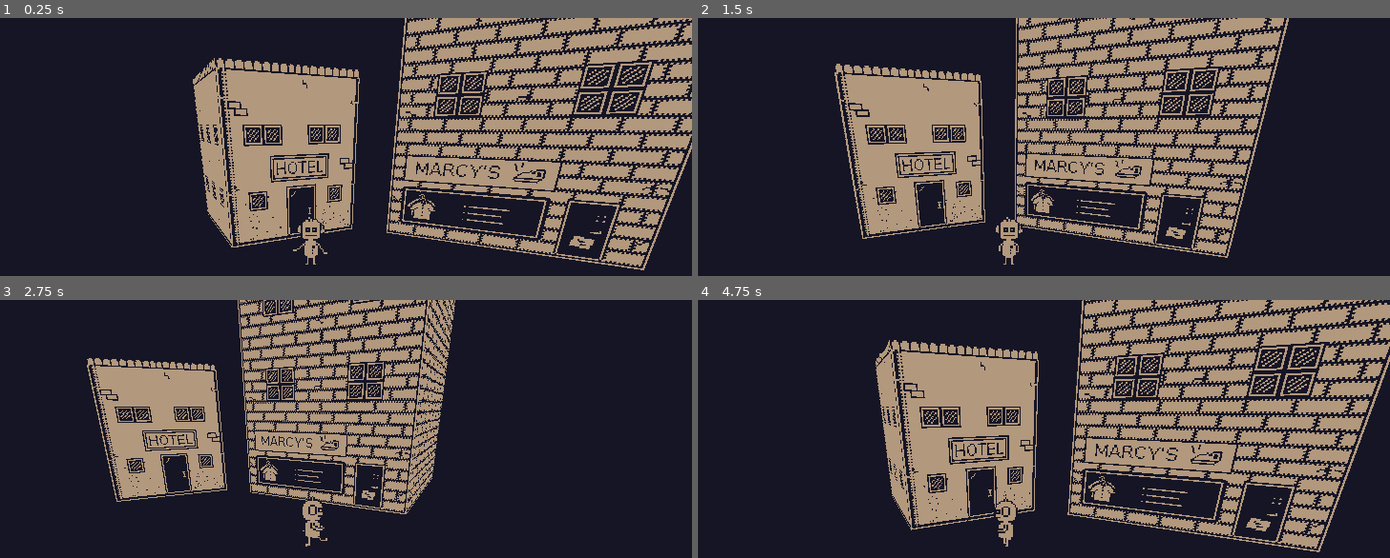
Above: before the commit, frames 1-4 (two rows, left to right).
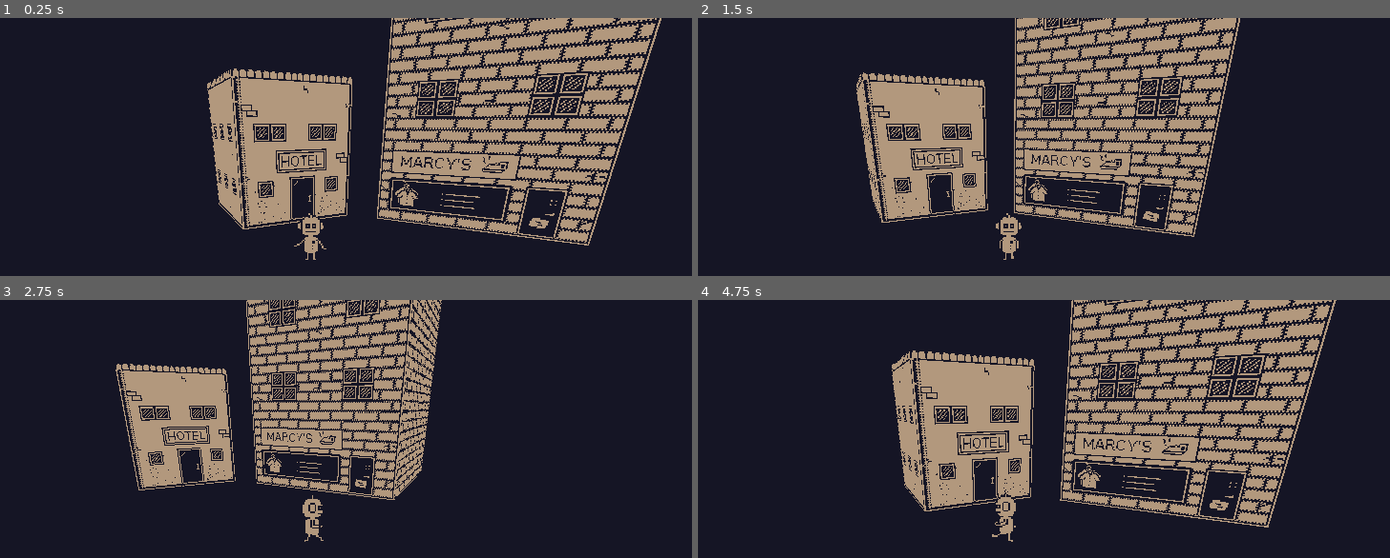
Above: after the commit, the same moments.

Repository: code-houmous/the-kind-robot-game
Game: Godot game, scene res://src/Levels/World.tscn
Same seed, same stepped clock (60 frames per second), same inputs: the game is played once before the commit and once after it.
Inputs:
- Up to frame 1 (0.25 s): no input
- Up to frame 2 (1.5 s): tap Enter at 0.5 s; hold Right (ui_right) 0.53-1.28 s; hold Down (ui_down) from 1.28 s (still down)
- Up to frame 3 (2.75 s): release Down (ui_down) at 2.03 s; hold Right (ui_right) from 2.03 s (still down)
- Up to frame 4 (4.75 s): release Right (ui_right) at 2.78 s; hold Up (ui_up) 2.78-3.53 s; hold Left (ui_left) from 3.53 s (still down)

The runs differ from the first frame. In frame 1, 26% of the frame differs, in the area x 27-100%, y 0-98%; in frame 2, 20%; in frame 3, 15%; in frame 4, 26%.

Commit message:
Used Sprite3D with Animation Player instead of SriteAnimated3D

Diff:
--- a/src/Levels/World.tscn
+++ b/src/Levels/World.tscn
@@ -9,11 +9,11 @@
 
 [node name="Floor" parent="." instance=ExtResource( 2 )]
 
-[node name="Robot" parent="." instance=ExtResource( 1 )]
-transform = Transform( 1, 0, 0, 0, 1, 0, 0, 0, 1, 0, 0.176, 1 )
-
 [node name="Pressing" parent="." instance=ExtResource( 4 )]
 transform = Transform( -0.454877, 0, -0.890554, 0, 1, 0, 0.890554, 0, -0.454877, 1.75197, 0, 0 )
 
 [node name="Hotel3D" parent="." instance=ExtResource( 3 )]
 transform = Transform( 0.439626, 0, -0.898181, 0, 1, 0, 0.898181, 0, 0.439626, -0.339056, 0, 0 )
+
+[node name="Robot2" parent="." instance=ExtResource( 1 )]
+transform = Transform( 1, 0, 0, 0, 1, 0, 0, 0, 1, 0, 0.17, 1.35925 )
--- a/src/Robot/Robot.gd
+++ b/src/Robot/Robot.gd
@@ -39,33 +39,33 @@
 """
 func animate(linear_velocity: Vector3, orientation: Vector3):
     if (linear_velocity.z < 0):
-        $Sprite.play("walk_back")
+        $Sprites/Animation.play("walk_back")
         return
     if (linear_velocity.z > 0):
-        $Sprite.play("walk_front")
+        $Sprites/Animation.play("walk_front")
         return
     if (linear_velocity.x < 0):
-        $Sprite.play("walk_left")
+        $Sprites/Animation.play("walk_left")
         return
     if (linear_velocity.x > 0):
-        $Sprite.play("walk_right")
+        $Sprites/Animation.play("walk_right")
         return
 
     # no movement : idle animation
     if (orientation.z < 0):
-        $Sprite.play("idle_back")
+        $Sprites/Animation.play("idle_back")
         return
     if (orientation.z > 0):
-        $Sprite.play("idle_front")
+        $Sprites/Animation.play("idle_front")
         return
     if (orientation.x == -1):
-        $Sprite.play("idle_left")
+        $Sprites/Animation.play("idle_left")
         return
     if (orientation.x == 1):
-        $Sprite.play("idle_right")
+        $Sprites/Animation.play("idle_right")
         return
 
-    $Sprite.play("idle_front")
+    $Sprites/Animation.play("idle_front")
 
 func accelerate(direction: Vector3, coefficient: float) -> float:
     if (direction.x != 0 or direction.z != 0):
--- a/src/Robot/Robot.tscn
+++ b/src/Robot/Robot.tscn
@@ -1,113 +1,172 @@
-[gd_scene load_steps=52 format=2]
+[gd_scene load_steps=12 format=2]
 
-[ext_resource path="res://sprites/robot/basics/idle6.png" type="Texture" id=1]
-[ext_resource path="res://sprites/robot/basics/idle5.png" type="Texture" id=2]
-[ext_resource path="res://sprites/robot/basics/idle4.png" type="Texture" id=3]
-[ext_resource path="res://sprites/robot/basics/idle3.png" type="Texture" id=4]
-[ext_resource path="res://sprites/robot/basics/idle2.png" type="Texture" id=5]
-[ext_resource path="res://sprites/robot/basics/idle1.png" type="Texture" id=6]
-[ext_resource path="res://sprites/robot/basics/left5.png" type="Texture" id=7]
-[ext_resource path="res://sprites/robot/basics/left6.png" type="Texture" id=8]
-[ext_resource path="res://sprites/robot/basics/left2.png" type="Texture" id=9]
-[ext_resource path="res://sprites/robot/basics/right2.png" type="Texture" id=10]
-[ext_resource path="res://sprites/robot/basics/right3.png" type="Texture" id=11]
-[ext_resource path="res://sprites/robot/basics/left3.png" type="Texture" id=12]
-[ext_resource path="res://sprites/robot/basics/left1.png" type="Texture" id=13]
-[ext_resource path="res://sprites/robot/basics/right4.png" type="Texture" id=14]
-[ext_resource path="res://sprites/robot/basics/right6.png" type="Texture" id=15]
-[ext_resource path="res://sprites/robot/basics/right5.png" type="Texture" id=16]
-[ext_resource path="res://sprites/robot/basics/right1.png" type="Texture" id=17]
-[ext_resource path="res://sprites/robot/basics/left4.png" type="Texture" id=18]
-[ext_resource path="res://sprites/robot/basics/front6.png" type="Texture" id=19]
-[ext_resource path="res://sprites/robot/basics/back1.png" type="Texture" id=20]
-[ext_resource path="res://sprites/robot/basics/front5.png" type="Texture" id=21]
-[ext_resource path="res://sprites/robot/basics/front2.png" type="Texture" id=22]
-[ext_resource path="res://sprites/robot/basics/front1.png" type="Texture" id=23]
-[ext_resource path="res://sprites/robot/basics/back3.png" type="Texture" id=24]
-[ext_resource path="res://sprites/robot/basics/back2.png" type="Texture" id=25]
-[ext_resource path="res://sprites/robot/basics/back5.png" type="Texture" id=26]
-[ext_resource path="res://sprites/robot/basics/front4.png" type="Texture" id=27]
-[ext_resource path="res://sprites/robot/basics/front3.png" type="Texture" id=28]
-[ext_resource path="res://sprites/robot/basics/back4.png" type="Texture" id=29]
-[ext_resource path="res://sprites/robot/basics/back6.png" type="Texture" id=30]
-[ext_resource path="res://sprites/robot/basics/idle_back3.png" type="Texture" id=31]
-[ext_resource path="res://sprites/robot/basics/idle_back1.png" type="Texture" id=32]
-[ext_resource path="res://sprites/robot/basics/idle_back4.png" type="Texture" id=33]
-[ext_resource path="res://sprites/robot/basics/idle_back5.png" type="Texture" id=34]
-[ext_resource path="res://sprites/robot/basics/idle_back2.png" type="Texture" id=35]
-[ext_resource path="res://sprites/robot/basics/idle_back6.png" type="Texture" id=36]
-[ext_resource path="res://sprites/robot/basics/idle_left4.png" type="Texture" id=37]
-[ext_resource path="res://sprites/robot/basics/idle_right2.png" type="Texture" id=38]
-[ext_resource path="res://sprites/robot/basics/idle_left1.png" type="Texture" id=39]
-[ext_resource path="res://sprites/robot/basics/idle_left6.png" type="Texture" id=40]
-[ext_resource path="res://sprites/robot/basics/idle_left5.png" type="Texture" id=41]
-[ext_resource path="res://sprites/robot/basics/idle_left3.png" type="Texture" id=42]
-[ext_resource path="res://sprites/robot/basics/idle_left2.png" type="Texture" id=43]
-[ext_resource path="res://sprites/robot/basics/idle_right3.png" type="Texture" id=44]
-[ext_resource path="res://sprites/robot/basics/idle_right4.png" type="Texture" id=45]
-[ext_resource path="res://sprites/robot/basics/idle_right1.png" type="Texture" id=46]
-[ext_resource path="res://sprites/robot/basics/idle_right5.png" type="Texture" id=47]
-[ext_resource path="res://sprites/robot/basics/idle_right6.png" type="Texture" id=48]
-[ext_resource path="res://src/Robot/Robot.gd" type="Script" id=49]
+[ext_resource path="res://sprites/robot/basics/robot_basics.png" type="Texture" id=1]
+[ext_resource path="res://src/Robot/Robot.gd" type="Script" id=2]
 
-[sub_resource type="SpriteFrames" id=1]
-animations = [ {
-"frames": [ ExtResource( 13 ), ExtResource( 9 ), ExtResource( 12 ), ExtResource( 18 ), ExtResource( 7 ), ExtResource( 8 ) ],
-"loop": true,
-"name": "walk_left",
-"speed": 10.0
-}, {
-"frames": [ ExtResource( 17 ), ExtResource( 10 ), ExtResource( 11 ), ExtResource( 14 ), ExtResource( 16 ), ExtResource( 15 ) ],
-"loop": true,
-"name": "walk_right",
-"speed": 10.0
-}, {
-"frames": [ ExtResource( 46 ), ExtResource( 38 ), ExtResource( 44 ), ExtResource( 45 ), ExtResource( 47 ), ExtResource( 48 ) ],
-"loop": true,
-"name": "idle_right",
-"speed": 2.0
-}, {
-"frames": [ ExtResource( 32 ), ExtResource( 35 ), ExtResource( 31 ), ExtResource( 33 ), ExtResource( 34 ), ExtResource( 36 ) ],
-"loop": true,
-"name": "idle_back",
-"speed": 2.0
-}, {
-"frames": [ ExtResource( 20 ), ExtResource( 25 ), ExtResource( 24 ), ExtResource( 29 ), ExtResource( 26 ), ExtResource( 30 ) ],
-"loop": true,
-"name": "walk_back",
-"speed": 13.0
-}, {
-"frames": [ ExtResource( 39 ), ExtResource( 43 ), ExtResource( 42 ), ExtResource( 37 ), ExtResource( 41 ), ExtResource( 40 ) ],
-"loop": true,
-"name": "idle_left",
-"speed": 2.0
-}, {
-"frames": [ ExtResource( 6 ), ExtResource( 5 ), ExtResource( 4 ), ExtResource( 3 ), ExtResource( 2 ), ExtResource( 1 ) ],
-"loop": true,
-"name": "idle_front",
-"speed": 2.0
-}, {
-"frames": [ ExtResource( 23 ), ExtResource( 22 ), ExtResource( 28 ), ExtResource( 27 ), ExtResource( 21 ), ExtResource( 19 ) ],
-"loop": true,
-"name": "walk_front",
-"speed": 13.0
-} ]
+[sub_resource type="BoxShape" id=1]
+extents = Vector3( 0.105558, 0.166166, 0.0449472 )
 
-[sub_resource type="BoxShape" id=2]
-extents = Vector3( 0.0926594, 0.204843, 0.025985 )
+[sub_resource type="Animation" id=2]
+resource_name = "idle_back"
+length = 2.0
+loop = true
+step = 0.333333
+tracks/0/type = "value"
+tracks/0/path = NodePath("Robot:frame")
+tracks/0/interp = 1
+tracks/0/loop_wrap = true
+tracks/0/imported = false
+tracks/0/enabled = true
+tracks/0/keys = {
+"times": PoolRealArray( 0, 0.333333, 0.666667, 1, 1.33333, 1.66667 ),
+"transitions": PoolRealArray( 1, 1, 1, 1, 1, 1 ),
+"update": 1,
+"values": [ 42, 43, 44, 45, 46, 47 ]
+}
 
-[node name="Robot" type="KinematicBody"]
+[sub_resource type="Animation" id=3]
+resource_name = "idle_front"
+length = 1.8
+loop = true
+step = 0.3
+tracks/0/type = "value"
+tracks/0/path = NodePath("Robot:frame")
+tracks/0/interp = 1
+tracks/0/loop_wrap = true
+tracks/0/imported = false
+tracks/0/enabled = true
+tracks/0/keys = {
+"times": PoolRealArray( 0, 0.3, 0.6, 0.9, 1.2, 1.5 ),
+"transitions": PoolRealArray( 1, 1, 1, 1, 1, 1 ),
+"update": 1,
+"values": [ 18, 19, 20, 21, 22, 23 ]
+}
+
+[sub_resource type="Animation" id=4]
+length = 2.1
+loop = true
+step = 0.3
+tracks/0/type = "value"
+tracks/0/path = NodePath("Robot:frame")
+tracks/0/interp = 1
+tracks/0/loop_wrap = true
+tracks/0/imported = false
+tracks/0/enabled = true
+tracks/0/keys = {
+"times": PoolRealArray( 0, 0.3, 0.6, 0.9, 1.2, 1.5, 1.8 ),
+"transitions": PoolRealArray( 1, 1, 1, 1, 1, 1, 1 ),
+"update": 1,
+"values": [ 6, 7, 8, 9, 9, 10, 11 ]
+}
+
+[sub_resource type="Animation" id=5]
+resource_name = "idle_right"
+length = 2.0
+loop = true
+step = 0.333333
+tracks/0/type = "value"
+tracks/0/path = NodePath("Robot:frame")
+tracks/0/interp = 1
+tracks/0/loop_wrap = true
+tracks/0/imported = false
+tracks/0/enabled = true
+tracks/0/keys = {
+"times": PoolRealArray( 0, 0.333333, 0.666667, 1, 1.33333, 1.66667 ),
+"transitions": PoolRealArray( 1, 1, 1, 1, 1, 1 ),
+"update": 1,
+"values": [ 31, 32, 33, 34, 35, 33 ]
+}
+
+[sub_resource type="Animation" id=6]
+resource_name = "walk_back"
+length = 0.6
+loop = true
+tracks/0/type = "value"
+tracks/0/path = NodePath("Robot:frame")
+tracks/0/interp = 1
+tracks/0/loop_wrap = true
+tracks/0/imported = false
+tracks/0/enabled = true
+tracks/0/keys = {
+"times": PoolRealArray( 0, 0.1, 0.2, 0.3, 0.4, 0.5 ),
+"transitions": PoolRealArray( 1, 1, 1, 1, 1, 1 ),
+"update": 1,
+"values": [ 36, 37, 38, 39, 40, 41 ]
+}
+
+[sub_resource type="Animation" id=7]
+length = 0.6
+loop = true
+tracks/0/type = "value"
+tracks/0/path = NodePath("Robot:frame")
+tracks/0/interp = 1
+tracks/0/loop_wrap = true
+tracks/0/imported = false
+tracks/0/enabled = true
+tracks/0/keys = {
+"times": PoolRealArray( 0, 0.1, 0.2, 0.3, 0.4, 0.5 ),
+"transitions": PoolRealArray( 1, 1, 1, 1, 1, 1 ),
+"update": 1,
+"values": [ 12, 13, 14, 15, 16, 17 ]
+}
+
+[sub_resource type="Animation" id=8]
+length = 0.6
+loop = true
+tracks/0/type = "value"
+tracks/0/path = NodePath("Robot:frame")
+tracks/0/interp = 1
+tracks/0/loop_wrap = true
+tracks/0/imported = false
+tracks/0/enabled = true
+tracks/0/keys = {
+"times": PoolRealArray( 0, 0.1, 0.2, 0.3, 0.4, 0.5 ),
+"transitions": PoolRealArray( 1, 1, 1, 1, 1, 1 ),
+"update": 1,
+"values": [ 0, 1, 2, 3, 4, 5 ]
+}
+
+[sub_resource type="Animation" id=9]
+length = 0.6
+loop = true
+tracks/0/type = "value"
+tracks/0/path = NodePath("Robot:frame")
+tracks/0/interp = 1
+tracks/0/loop_wrap = true
+tracks/0/imported = false
+tracks/0/enabled = true
+tracks/0/keys = {
+"times": PoolRealArray( 0, 0.1, 0.2, 0.3, 0.4, 0.5 ),
+"transitions": PoolRealArray( 1, 1, 1, 1, 1, 1 ),
+"update": 1,
+"values": [ 24, 25, 26, 27, 28, 29 ]
+}
+
+[node name="Robot2" type="KinematicBody"]
 transform = Transform( 1, 0, 0, 0, 1, 0, 0, 0, 1, 0, 0.17, 0 )
 collision_mask = 2
-script = ExtResource( 49 )
-
-[node name="Sprite" type="AnimatedSprite3D" parent="."]
-frames = SubResource( 1 )
-animation = "idle_front"
-
-[node name="Camera" type="Camera" parent="Sprite"]
-transform = Transform( 1, 0, 0, 0, 0.939693, 0.34202, 0, -0.34202, 0.939693, 0, 0.704, 1.934 )
+script = ExtResource( 2 )
 
 [node name="CollisionShape" type="CollisionShape" parent="."]
-transform = Transform( 1, 0, 0, 0, 1, 0, 0, 0, 1, 0, 0.0374629, 0 )
-shape = SubResource( 2 )
+shape = SubResource( 1 )
+
+[node name="Sprites" type="Spatial" parent="."]
+
+[node name="Robot" type="Sprite3D" parent="Sprites"]
+texture = ExtResource( 1 )
+vframes = 8
+hframes = 6
+frame = 18
+
+[node name="Camera" type="Camera" parent="Sprites/Robot"]
+transform = Transform( 1, 0, 0, 0, 0.939693, 0.34202, 0, -0.34202, 0.939693, 0, 0.7, 2 )
+
+[node name="Animation" type="AnimationPlayer" parent="Sprites"]
+anims/idle_back = SubResource( 2 )
+anims/idle_front = SubResource( 3 )
+anims/idle_left = SubResource( 4 )
+anims/idle_right = SubResource( 5 )
+anims/walk_back = SubResource( 6 )
+anims/walk_front = SubResource( 7 )
+anims/walk_left = SubResource( 8 )
+anims/walk_right = SubResource( 9 )
Binary file removed: sprites/robot/basics/back1.png
Not shown, removed: sprites/robot/basics/back1.png.import
Binary file removed: sprites/robot/basics/back2.png
Not shown, removed: sprites/robot/basics/back2.png.import
Binary file removed: sprites/robot/basics/back3.png
Not shown, removed: sprites/robot/basics/back3.png.import
Binary file removed: sprites/robot/basics/back4.png
Not shown, removed: sprites/robot/basics/back4.png.import
Binary file removed: sprites/robot/basics/back5.png
Not shown, removed: sprites/robot/basics/back5.png.import
Binary file removed: sprites/robot/basics/back6.png
Not shown, removed: sprites/robot/basics/back6.png.import
(and 88 more such lines)
